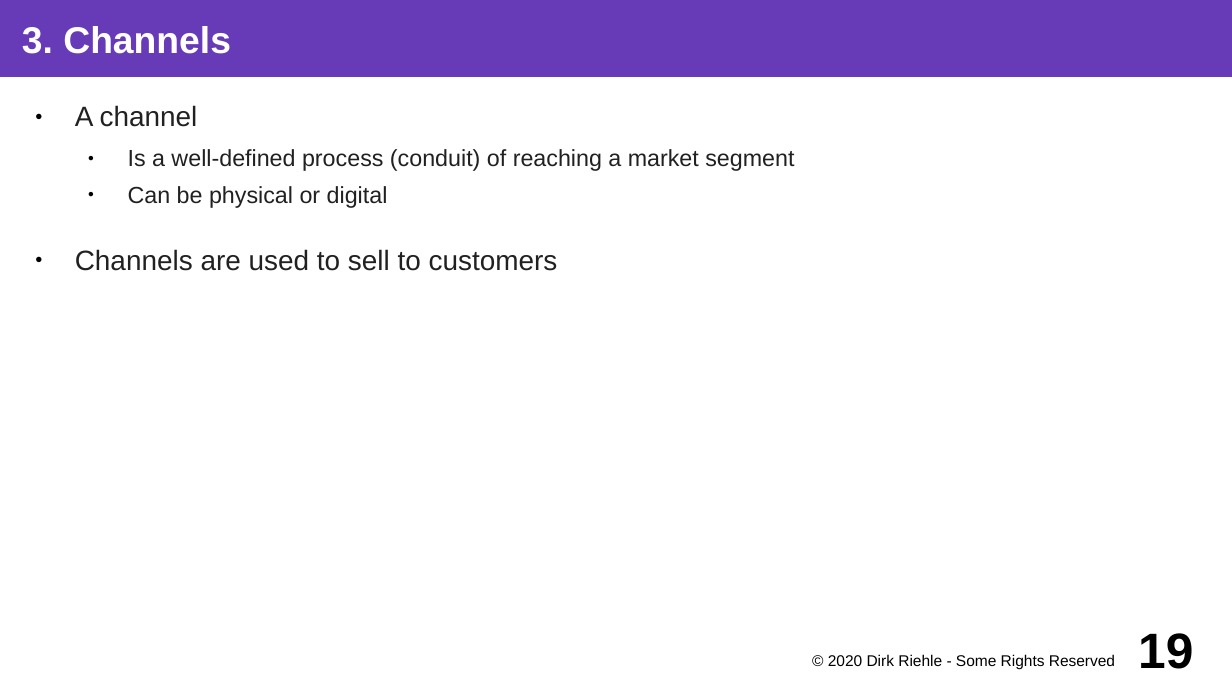
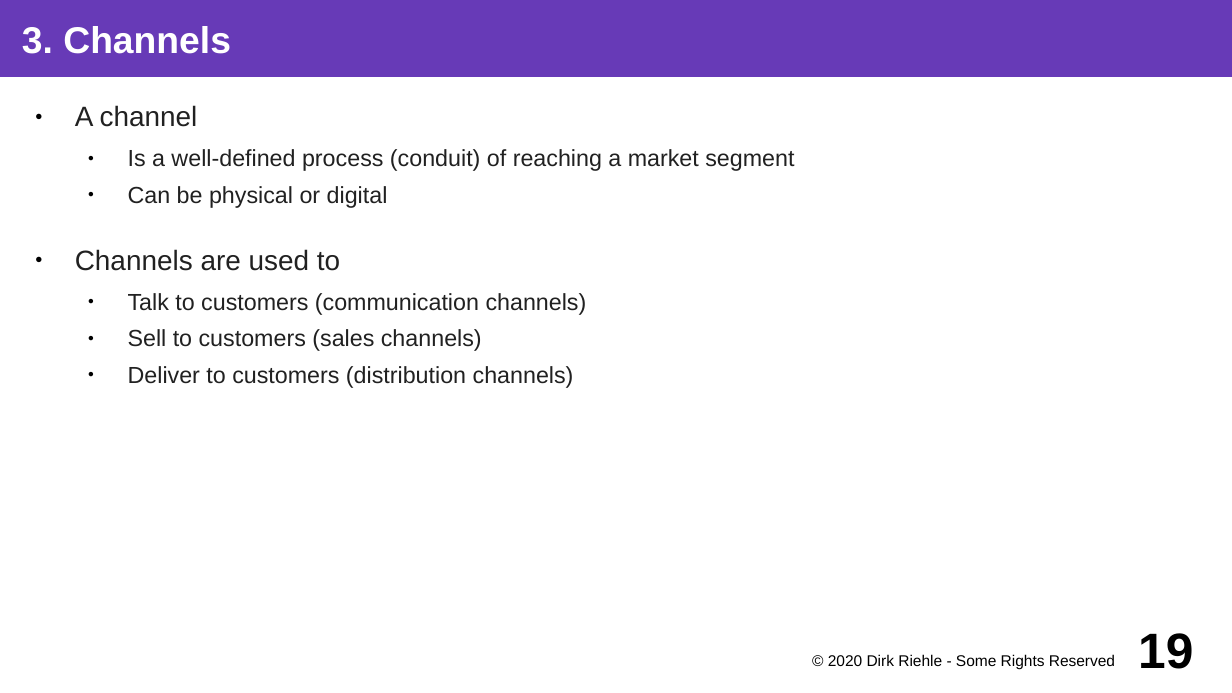
Before and after one commit to dirkriehle/coss-course, a slide deck: slide 19 of Lecture slides/COSS B04 - Business Models.odp. Drawn at 1232x693 pixels with LibreOffice and Linux fonts; fonts in the diff are those of the drawing. Boxes give left, top, right and bottom in pixels: in the first picture for what was removed or moved away, otherwise in the second. Text is boxed around its words. In the diff, an @@ line names an element or a change of style, - is before the commit and + after.

```diff
--- a/Lecture slides/COSS B04 - Business Models.odp
+++ b/Lecture slides/COSS B04 - Business Models.odp
@@ text at (75,249,587,388): text changed; size 18 to 15 pt @@
-● Channels are used to sell to customers
+● Channels are used to
+  ● Talk to customers (communication channels)
+  ● Sell to customers (sales channels)
+  ● Deliver to customers (distribution channels)
```
Also in this commit, not shown: 5 other slides changed, 1 other file.
